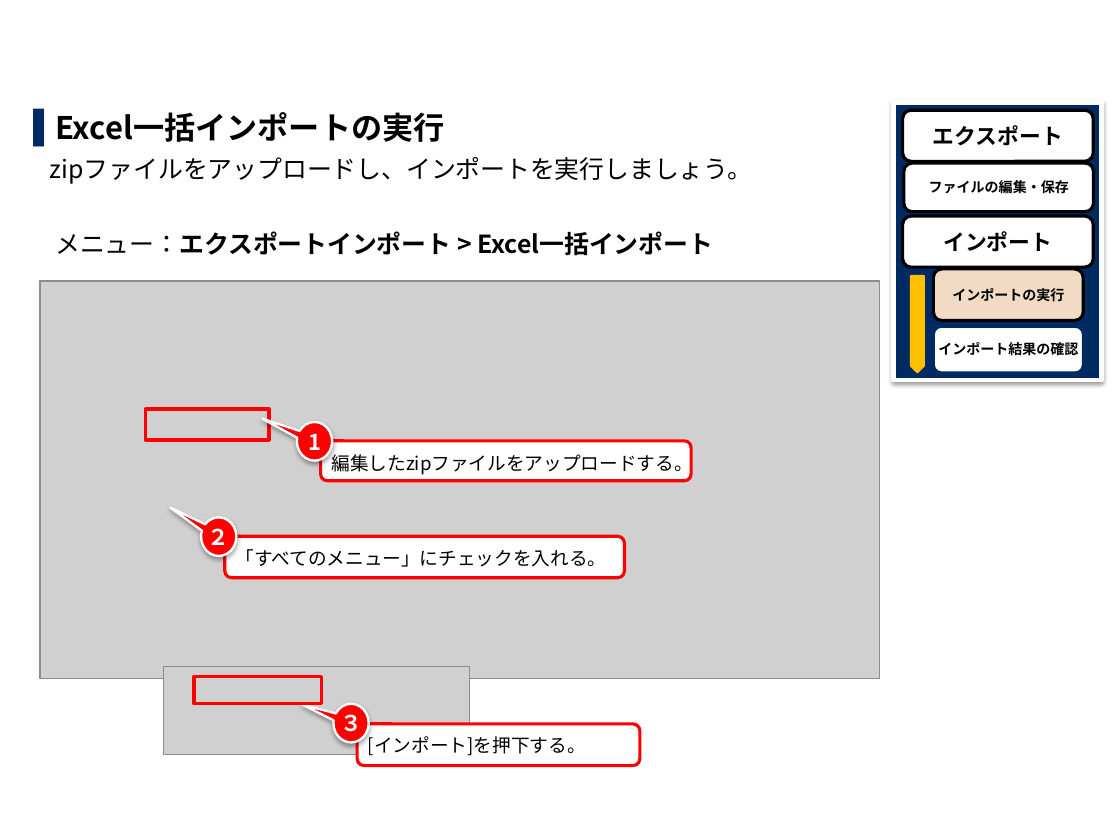
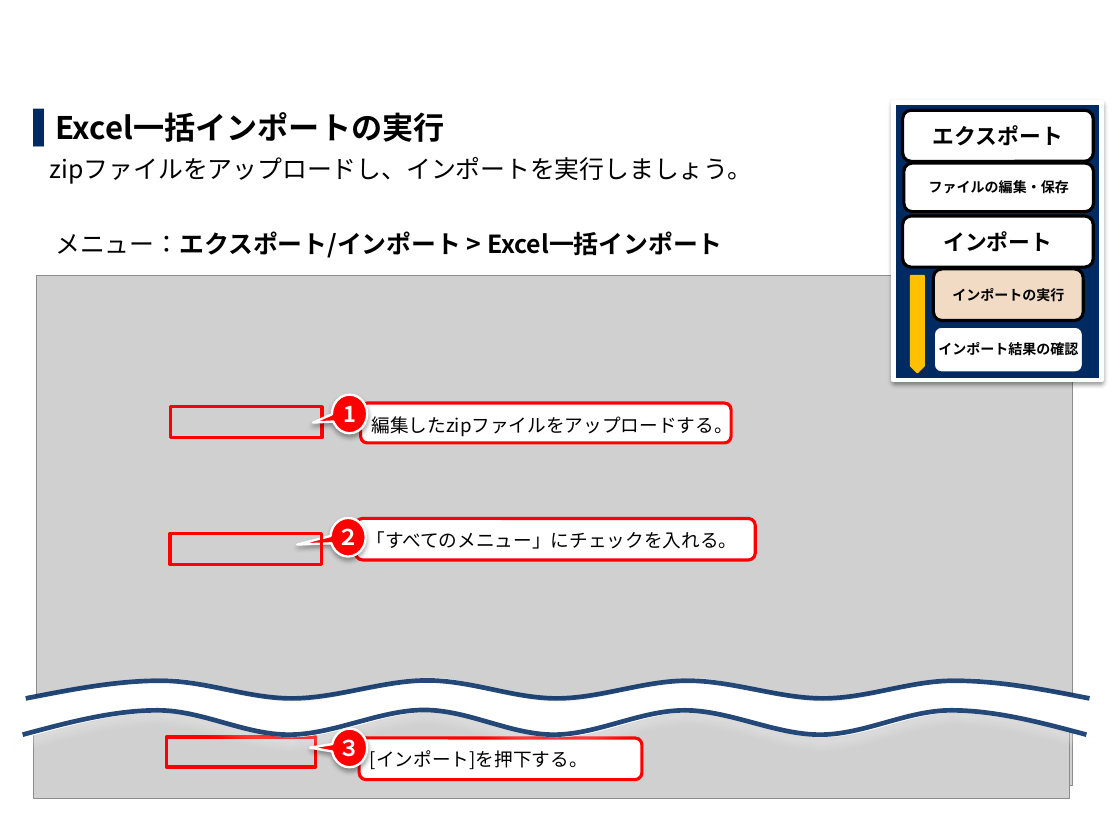
Before and after one commit to exastro-suite/it-automation-docs, a slide deck: slide 33 of asset/Learn_ja/ITA-export-import_ja_practice.pptx (slide 27 before the commit). Drawn at 1120x840 pixels with LibreOffice and Linux fonts; fonts in the diff are those of the drawing; grey boxes stand for pictures; background and template pictures are left out. Boxes give left, top, right and bottom in pixels: in the first picture for what was removed or moved away, otherwise in the second. Text is boxed around its words. In the diff, an @@ line names an element or a change of style, - is before the commit and + after.

```diff
--- a/asset/Learn_ja/ITA-export-import_ja_practice.pptx
+++ b/asset/Learn_ja/ITA-export-import_ja_practice.pptx
@@ text at [55, 231, 723, 258]: text changed @@
-メニュー：エクスポートインポート > Excel一括インポート
+メニュー：エクスポート/インポート > Excel一括インポート
@@ picture: place and size @@
-picture at [40, 281, 880, 679]
+picture at [37, 276, 1073, 786]
@@ rectangle: place and size @@
-rectangle at [146, 409, 269, 440]
+rectangle at [170, 407, 321, 438]
@@ speech bubble "1": place and size @@
-speech bubble "1" at [297, 422, 333, 461]
+speech bubble "1" at [332, 394, 367, 433]
@@ rounded rectangle "編集したzipファイルをアップロードする。": place and size @@
-rounded rectangle "編集したzipファイルをアップロードする。" at [320, 441, 691, 482]
+rounded rectangle "編集したzipファイルをアップロードする。" at [361, 403, 731, 444]
@@ rectangle added at [170, 533, 321, 564], outline #FF0000 2.25 pt @@
@@ proportions changed in 3 elements at [332, 729, 367, 768], [332, 394, 367, 433], [330, 517, 366, 557] @@
@@ speech bubble "２": place and size @@
-speech bubble "２" at [202, 517, 237, 557]
+speech bubble "２" at [330, 517, 366, 557]
@@ rounded rectangle "「すべてのメニュー」にチェックを入れる。": place and size @@
-rounded rectangle "「すべてのメニュー」にチェックを入れる。" at [225, 536, 625, 578]
+rounded rectangle "「すべてのメニュー」にチェックを入れる。" at [356, 519, 756, 560]
@@ picture removed at [164, 666, 470, 755] @@
@@ group added at [22, 681, 1093, 735]: 7 freeform shapes @@
@@ picture added at [34, 711, 1070, 799] @@
@@ rectangle: place and size @@
-rectangle at [194, 676, 321, 703]
+rectangle at [167, 737, 316, 767]
@@ speech bubble "３": place and size @@
-speech bubble "３" at [334, 703, 370, 743]
+speech bubble "３" at [332, 729, 367, 768]
@@ rounded rectangle "[インポート]を押下する。": place and size @@
-rounded rectangle "[インポート]を押下する。" at [357, 724, 640, 765]
+rounded rectangle "[インポート]を押下する。" at [360, 738, 642, 780]
```
Also in this commit, not shown: 26 other slides changed, 8 slides added, 2 slides removed, 1 other file.
